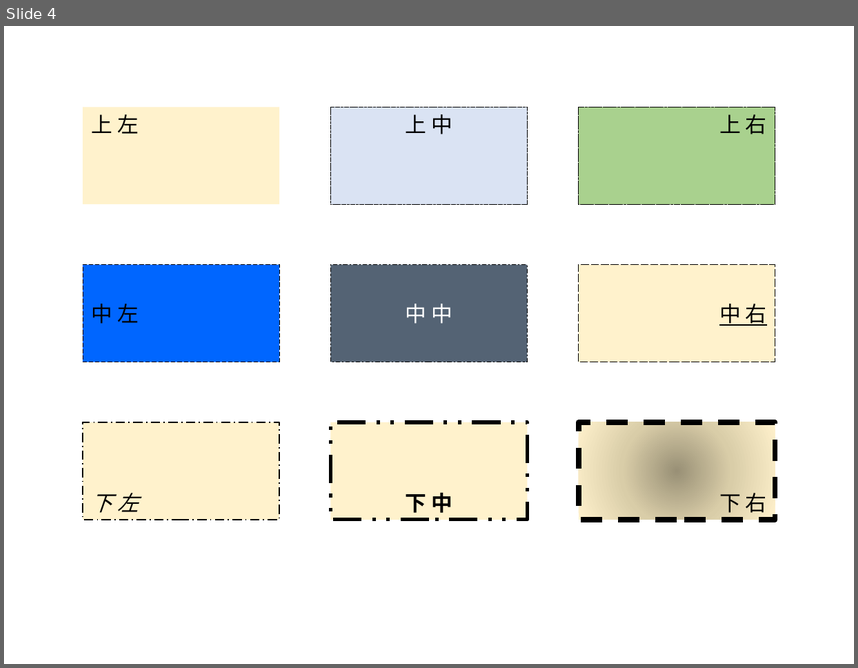
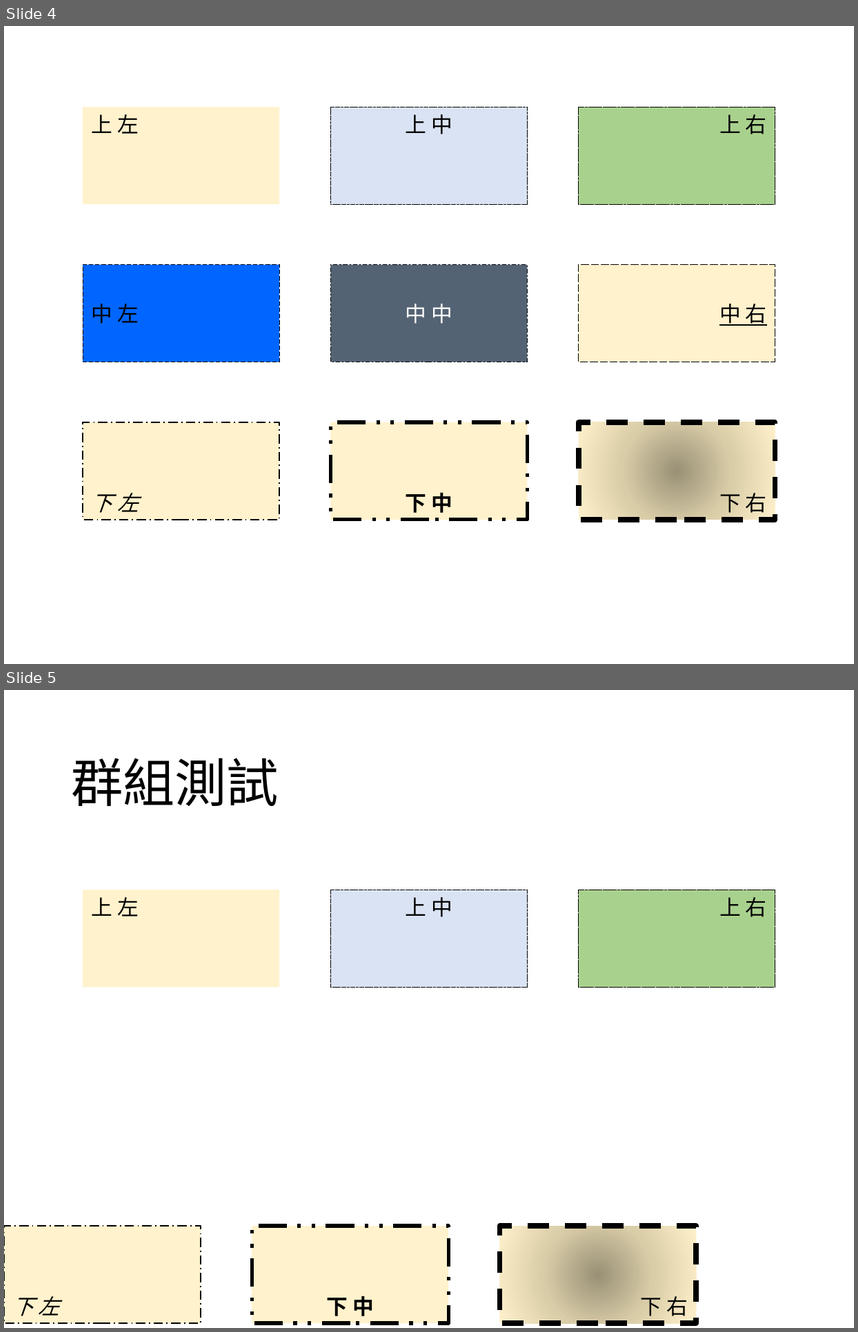
Before and after one commit to g21589/PPTX2HTML, a slide deck: files/test.pptx. Shown one above the other, each under a label of ours: slide 4 before the commit, slides 4 and 5 after it. The pictures are 858x668 and 858x1332 pixels, drawn with LibreOffice and Linux fonts; fonts in the diff are those of the drawing. Boxes give left, top, right and bottom in pixels: in the first picture for what was removed or moved away, otherwise in the second. Text is boxed around its words. In the diff, an @@ line names an element or a change of style, - is before the commit and + after.

```diff
--- a/files/test.pptx
+++ b/files/test.pptx
@@ slide 5 added at (4,690,854,1328), background #FFFFFF @@
@@ title added at (71,758,279,806), 44 pt, text #000000 @@
+群組測試
@@ rectangle added at (83,890,279,987), fill #FFF2CC, 18 pt, text #000000 @@
+上 左
@@ rectangle added at (330,890,527,987), fill #DAE3F3, outline #000000 0.75 pt dashed, 18 pt, text #000000 @@
+上 中
@@ rectangle added at (579,890,775,987), fill #A9D18E, outline #000000 0.75 pt dashed, 18 pt, text #000000 @@
+上 右
@@ rectangle added at (4,1225,201,1323), fill #FFF2CC, outline #000000 1 pt dashed, 18 pt, text #000000, italic @@
+下 左
@@ rectangle added at (252,1225,448,1323), fill #FFF2CC, outline #000000 3 pt dashed, 18 pt, text #000000, bold @@
+下 中
@@ rectangle added at (499,1225,696,1323), fill gradient #999177 to #DACEA9 to #FFF2CC, outline #000000 4.5 pt dashed, 18 pt, text #000000 @@
+下 右
```
Also in this commit, not shown: 10 other files.
